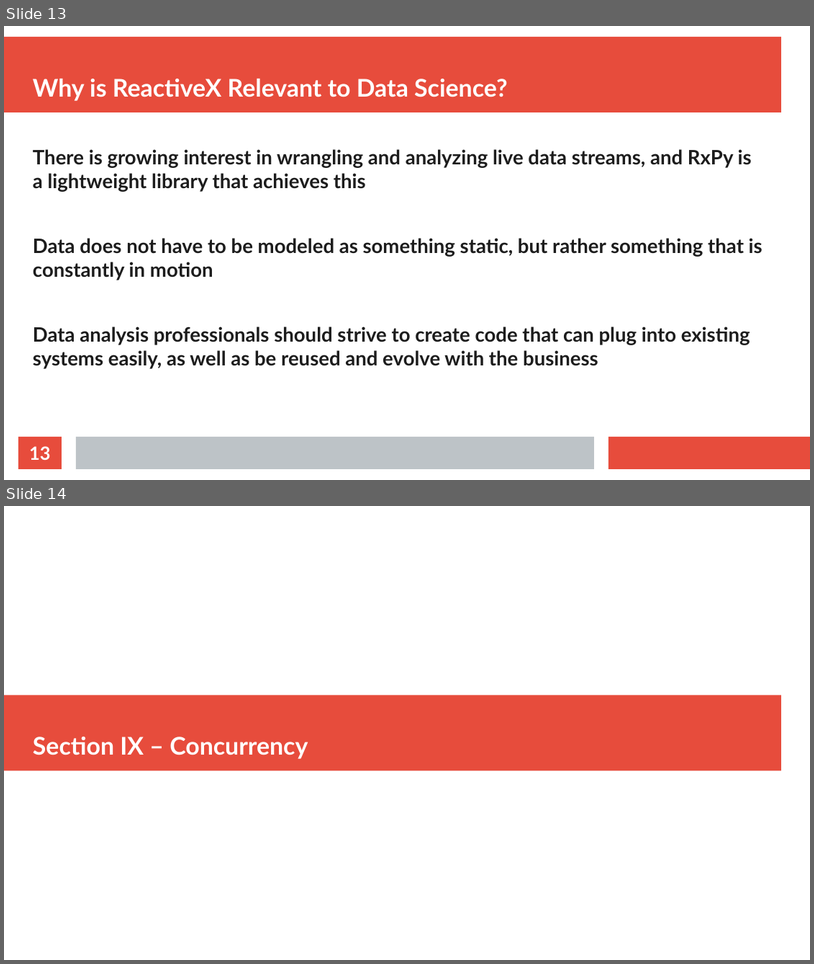
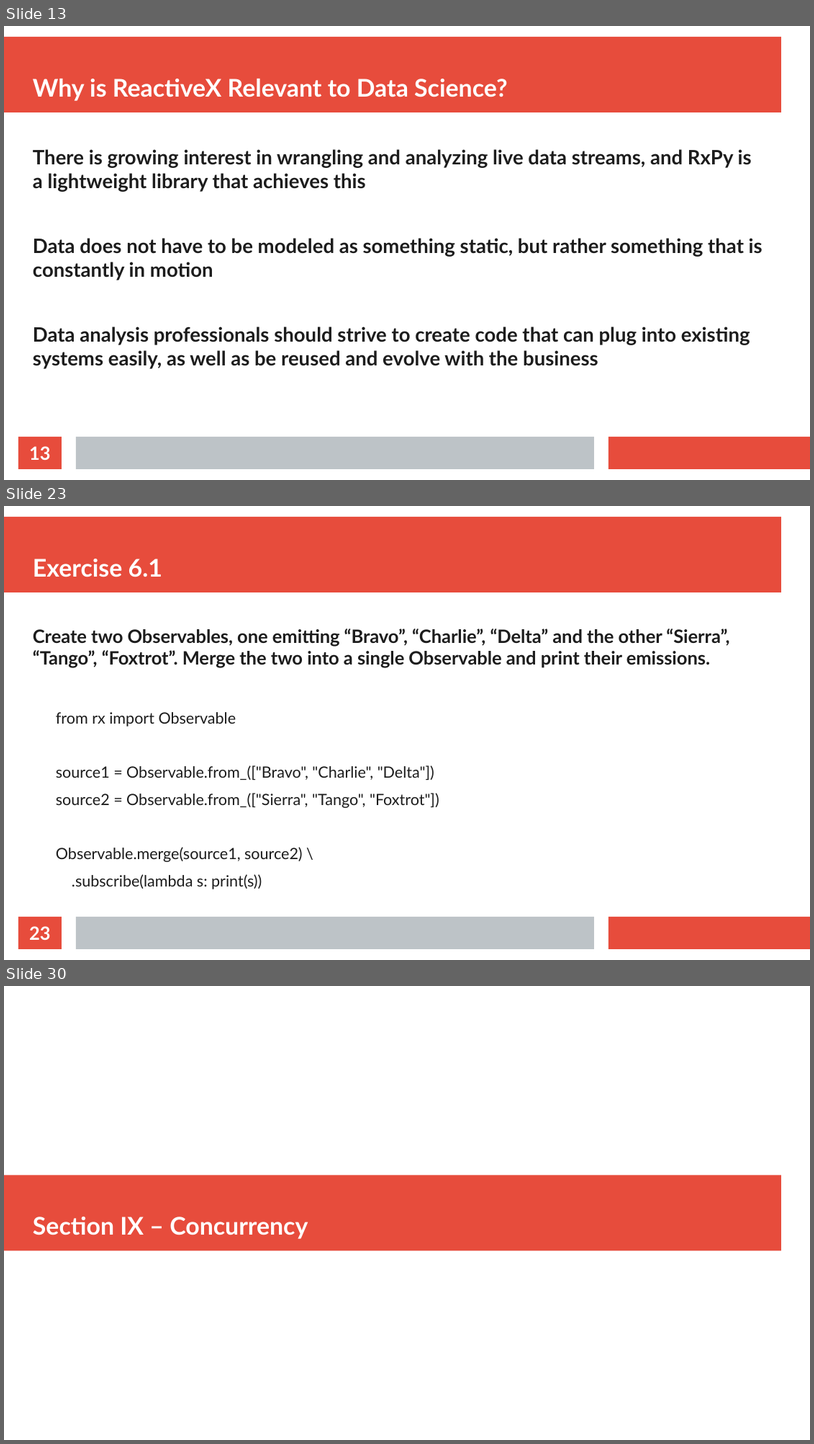
Before and after one commit to thomasnield/oreilly_reactive_python_for_data, a slide deck: resources/reactive_python_slides.odp. Shown one above the other, each under a label of ours: slides 13 and 14 before the commit, slides 13, 23 and 30 after it; the slides between them are not shown. The pictures are 814x964 and 814x1444 pixels, drawn with LibreOffice and Linux fonts; fonts in the diff are those of the drawing. Boxes give left, top, right and bottom in pixels: in the first picture for what was removed or moved away, otherwise in the second. Text is boxed around its words. In the diff, an @@ line names an element or a change of style, - is before the commit and + after.

```diff
--- a/resources/reactive_python_slides.odp
+++ b/resources/reactive_python_slides.odp
@@ slide 23 added at <box>4,506,810,960</box>, background #FFFFFF; not listed: 3 template elements that a slide beside it also shows @@
@@ title added at <box>33,559,162,577</box>, 24 pt, text #FFFFFF, bold @@
+Exercise 6.1
@@ text added at <box>33,628,730,889</box>, 15.3 pt, text #1C1C1C @@
+Create two Observables, one emitting “Bravo”, “Charlie”, “Delta” and the other “Sierra”, “Tango”, “Foxtrot”. Merge the two into a single Observable and print their emissions.
+  from rx import Observable
+  source1 = Observable.from_(["Bravo", "Charlie", "Delta"])
+  source2 = Observable.from_(["Sierra", "Tango", "Foxtrot"])
+  Observable.merge(source1, source2) \
+  .subscribe(lambda s: print(s))
@@ page number added at <box>18,916,62,949</box>, fill #E74C3C, 18 pt, text #FFFFFF, bold @@
+23
@@ what was slide 14 is now slide 30 @@
```
Also in this commit, not shown: 2 slides changed, 15 other slides added.
